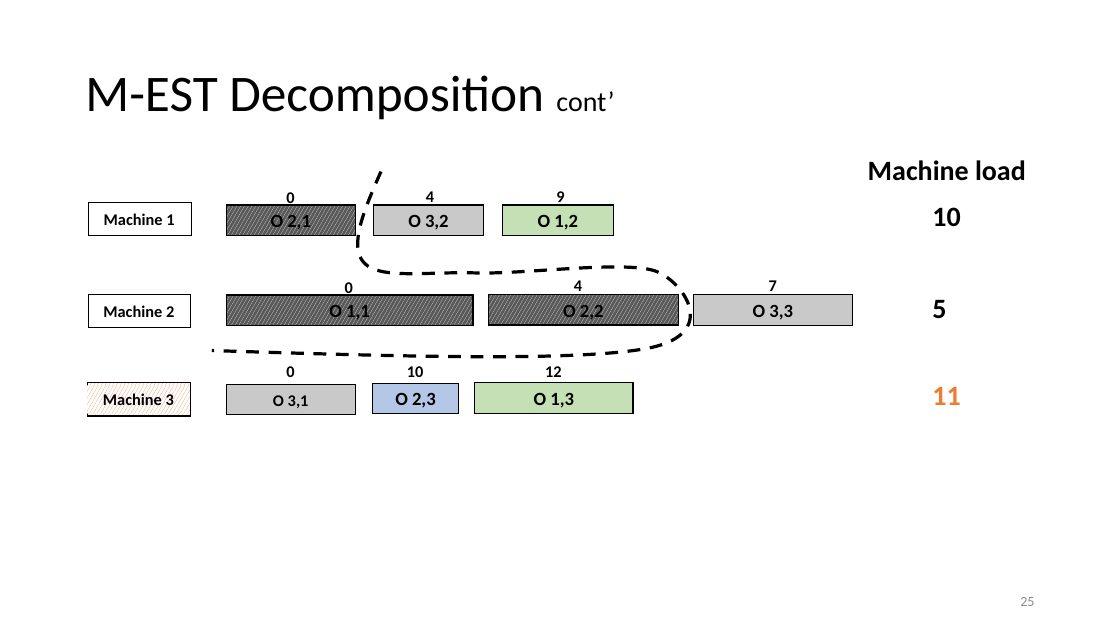
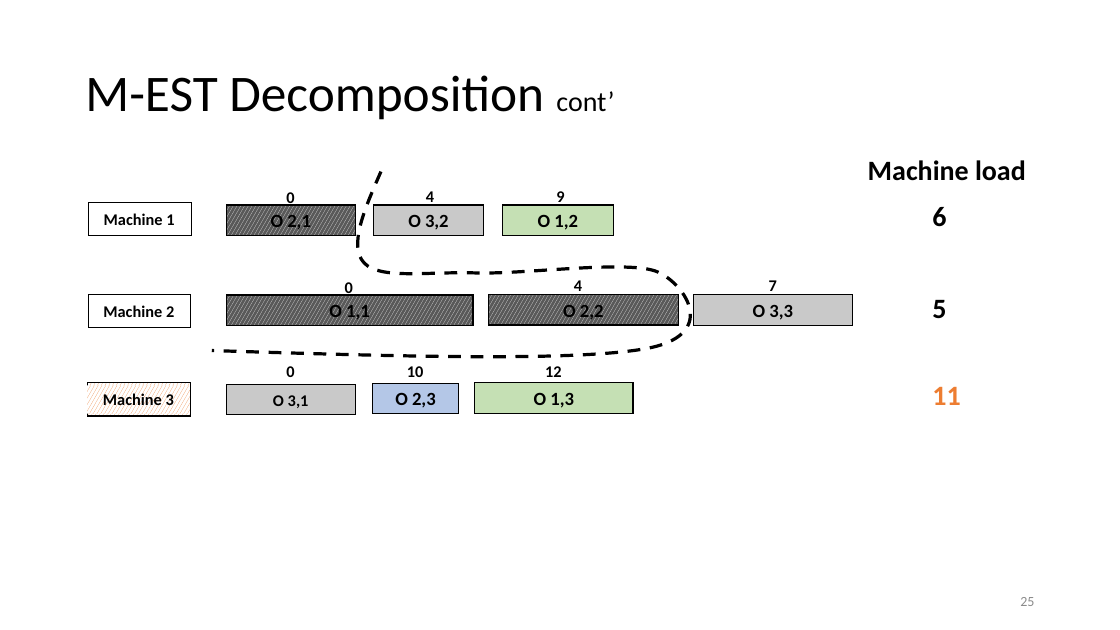
Before and after one commit to prosysscience/ICLP-IJCAI-Presentations-, a slide deck: slide 25 of ICLP_Paper.pptx. Drawn at 1120x630 pixels with LibreOffice and Linux fonts; fonts in the diff are those of the drawing. Boxes give left, top, right and bottom in pixels: in the first picture for what was removed or moved away, otherwise in the second. Text is boxed around its words. In the diff, an @@ line names an element or a change of style, - is before the commit and + after.

```diff
--- a/ICLP_Paper.pptx
+++ b/ICLP_Paper.pptx
@@ text at (932,207,946,227): text changed @@
-10
+6
```
Also in this commit, not shown: 14 other slides changed, 1 other file.
